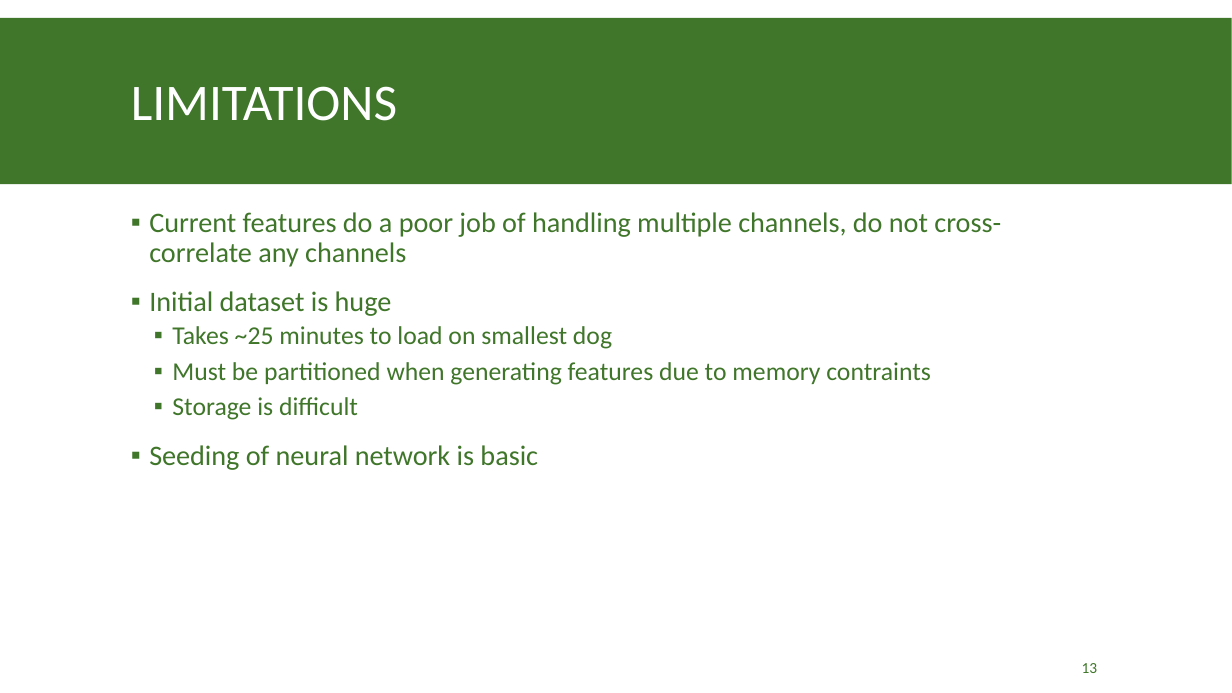
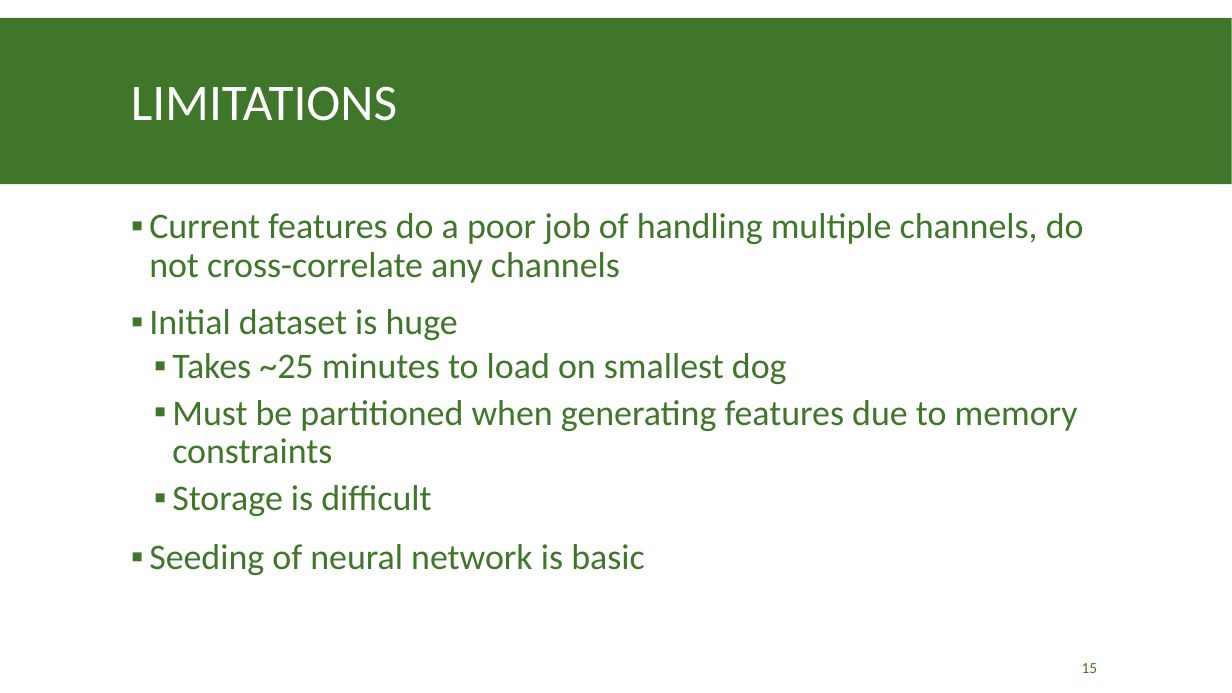
Before and after one commit to tneely/epileptic_dogs, a slide deck: slide 15 of milestone/Epileptic Seizure Prediction Mile Stone Presentation.pptx (slide 13 before the commit). Drawn at 1232x693 pixels with LibreOffice and Linux fonts; fonts in the diff are those of the drawing. Boxes give left, top, right and bottom in pixels: in the first picture for what was removed or moved away, otherwise in the second. Text is boxed around its words. In the diff, an @@ line names an element or a change of style, - is before the commit and + after.

```diff
--- a/milestone/Epileptic Seizure Prediction Mile Stone Presentation.pptx
+++ b/milestone/Epileptic Seizure Prediction Mile Stone Presentation.pptx
@@ text at (149, 213, 1084, 575): size 22 to 28 pt in "Current features do a poor job of ...", "Initial dataset is huge", "Seeding of neural network is basic"; size 20 to 28 pt in "Takes ~25 minutes to load on smallest ...", "Storage is difficult" @@
@@ text at (172, 400, 1078, 464): text changed; size 20 to 28 pt @@
-  ▪ Must be partitioned when generating features due to memory contraints
+  ▪ Must be partitioned when generating features due to memory constraints
@@ page number at (1082, 663, 1098, 673): text changed @@
-13
+15
```
Also in this commit, not shown: 2 slides added, 2 other files.
